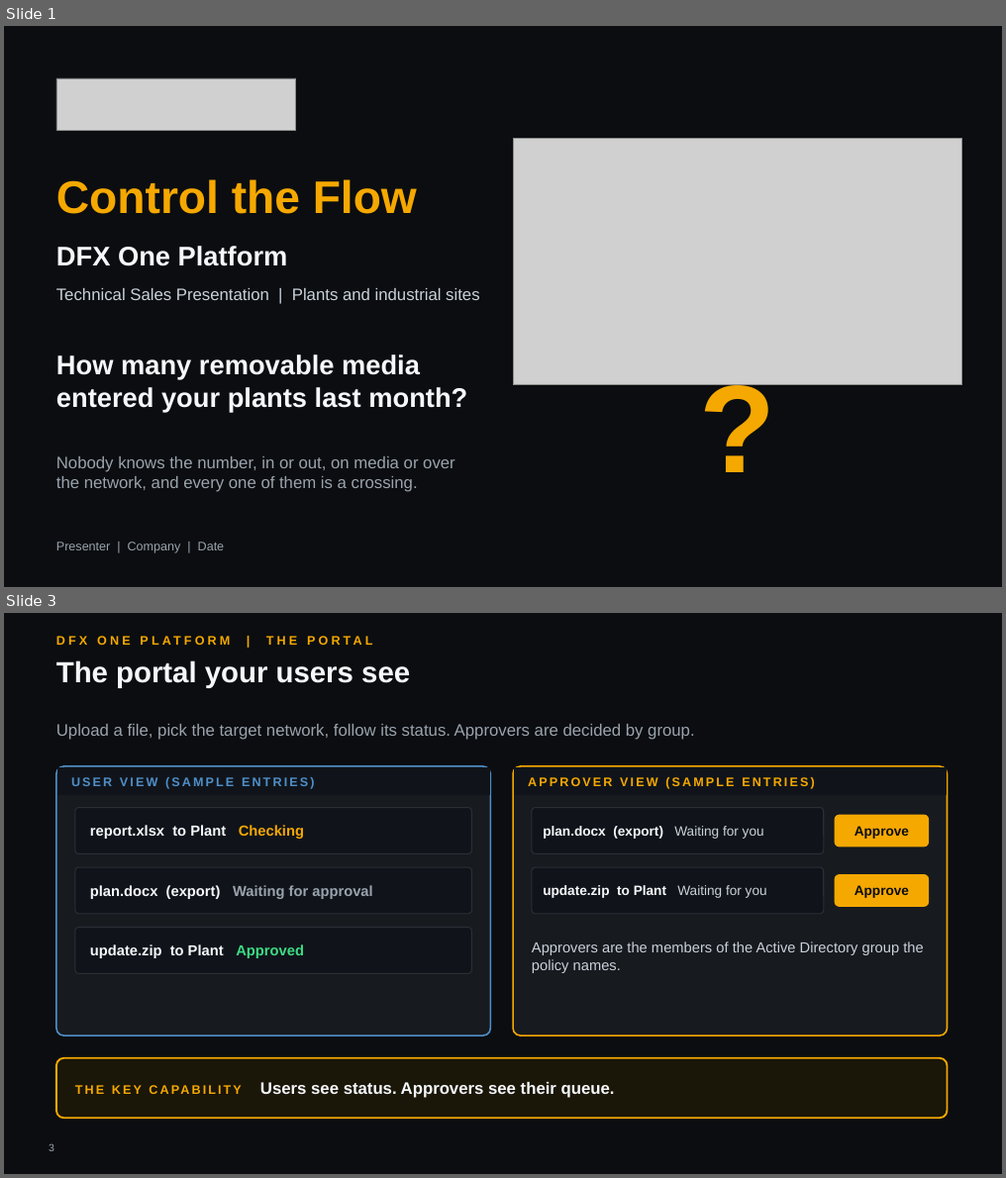
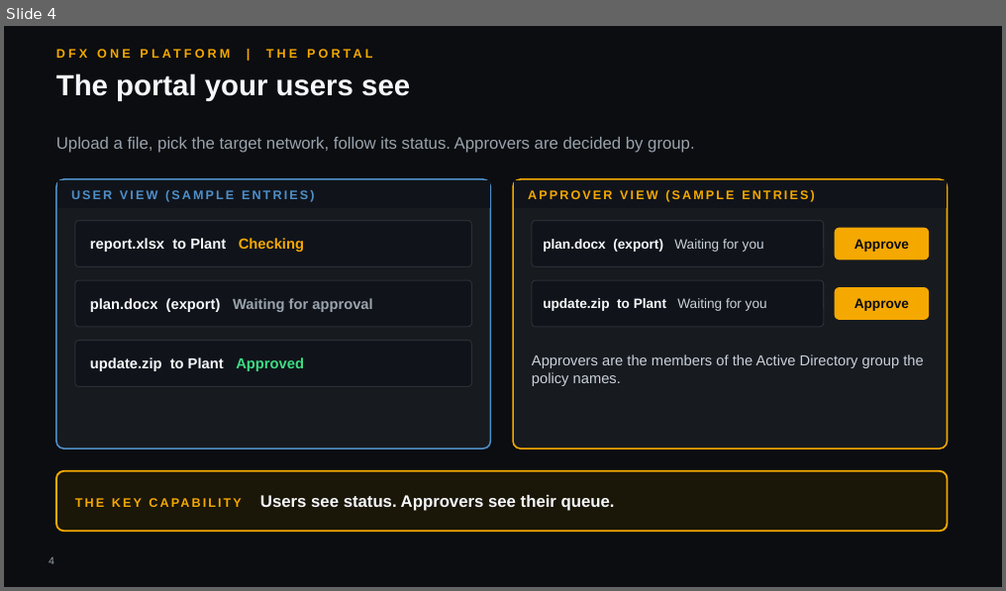
Before and after one commit to hybridus/DFX_Marketing, a slide deck: Projects/06_Presales_OnePlatform_Deck/DFX_OnePlatform_ot.pptx. Shown one above the other, each under a label of ours: slides 1 and 3 before the commit, slide 4 after it; the slides between them are not shown. The pictures are 1006x1178 and 1006x591 pixels, drawn with LibreOffice and Linux fonts; fonts in the diff are those of the drawing; grey boxes stand for pictures; background and template pictures are left out. Boxes give left, top, right and bottom in pixels: in the first picture for what was removed or moved away, otherwise in the second. Text is boxed around its words. In the diff, an @@ line names an element or a change of style, - is before the commit and + after.

```diff
--- a/Projects/06_Presales_OnePlatform_Deck/DFX_OnePlatform_ot.pptx
+++ b/Projects/06_Presales_OnePlatform_Deck/DFX_OnePlatform_ot.pptx
@@ slide 1 removed at box(4, 26, 1002, 587), background #0B0D10 @@
@@ picture removed at box(56, 78, 296, 131) @@
@@ picture removed at box(513, 138, 962, 385) @@
@@ text removed at box(56, 179, 417, 214) @@
-Control the Flow
@@ text removed at box(56, 246, 288, 267) @@
-DFX One Platform
@@ text removed at box(56, 288, 479, 300) @@
-Technical Sales Presentation | Plants and industrial sites
@@ text removed at box(626, 341, 849, 505) @@
-?
@@ text removed at box(56, 355, 467, 411) @@
-How many removable media entered your plants last month?
@@ text removed at box(56, 457, 455, 492) @@
-Nobody knows the number, in or out, on media or over the network, and every one of them is a crossing.
@@ text removed at box(56, 542, 225, 554) @@
-Presenter | Company | Date
@@ what was slide 3 is now slide 4 @@
@@ page number at box(49, 558, 54, 565): text changed @@
-3
+4
```
Also in this commit, not shown: 2 slides changed, 3 slides added, 1 other slide removed, 9 other files.
